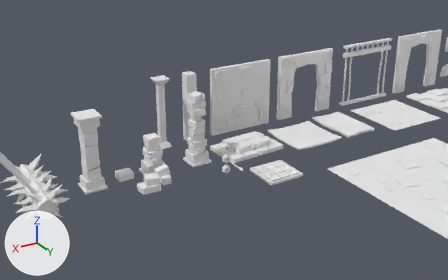
What one commit did to the FBX model Assets/DungeonAssetPack/Mesh/Dungeon.fbx.
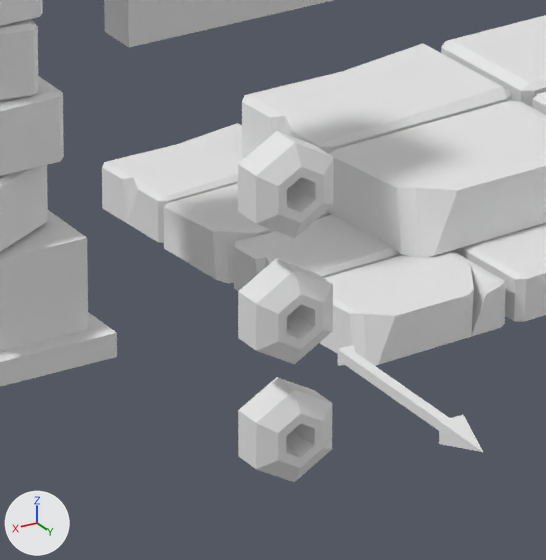
Each version appears first from a 50 mm camera at (16.75, 13.15, 7.09) aimed at (9.29, 0.7, 0.86), and next in a close-up on the part from 45% to 56% of the width and 47% to 64% of the height. Every picture has the same lights, and +X, +Y and +Z are marked at lower left. The older version's two pictures come first. Where no turn or scale is listed for an object, it has been applied to the vertices. Vertices at exactly the same position are counted once.

The older version as bpy lines, for what is in view:
```python
me_cube_009 = bpy.data.meshes.new('Cube.009')
me_cube_009.from_pydata(...)  # 280 vertices, 295 faces; spans x -0.28..0.27, y -0.29..0.26, z -1.03..0.85
me_cube_009.materials.append(mat_dungeonmaterial)  # its picture is missing
me_cube_010 = bpy.data.meshes.new('Cube.010')
me_cube_010.from_pydata(...)  # 496 vertices, 512 faces; spans x -0.89..0.9, y -0.65..0.63, z -0.1..0.19
me_cube_010.materials.append(mat_dungeonmaterial)  # its picture is missing
me_cylinder_007 = bpy.data.meshes.new('Cylinder.007')
me_cylinder_007.from_pydata(...)  # 90 vertices, 75 faces; spans x -0.099..0.099, y -0.058..0.046, z -0.411..0.416
me_cylinder_007.materials.append(mat_dungeonmaterial)  # its picture is missing
ob_arrow_throwing_trap = bpy.data.objects.new('Arrow_Throwing_Trap', me_cylinder_007)
ob_arrow_throwing_trap.location = (9.327, 0.901, 0.426)
ob_improvised_column = bpy.data.objects.new('Improvised_Column', me_cube_009)
ob_improvised_column.location = (9.697, 0.014, 1.12)
ob_stone_pedestal = bpy.data.objects.new('Stone_Pedestal', me_cube_010)
ob_stone_pedestal.location = (8.123, -0.008, 0.181)
# also in view: 'Flat_Wall' at (7.38, -1.53, 1.0); 'Arrow' at (9.33, 1.4, 0.41)
```
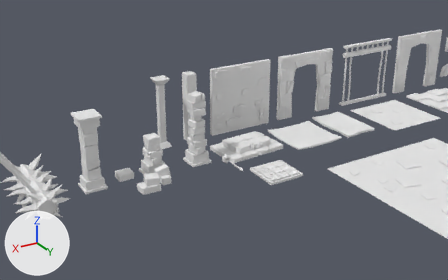
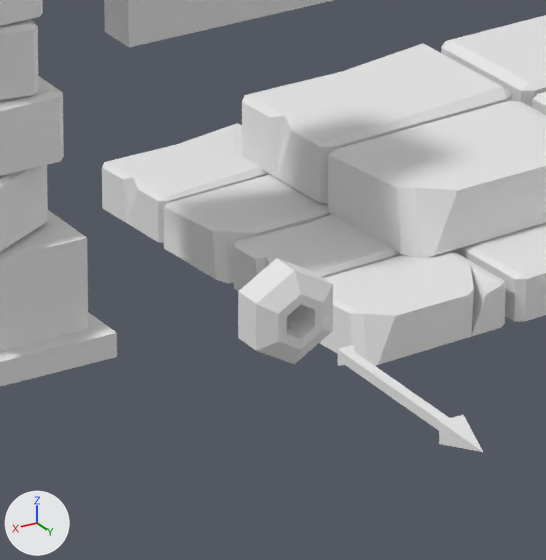
What differs and where, as boxes (x1, y1, x2, y2) in the close-ups (546 x 560 px):
'Arrow_Throwing_Trap', reshaped (70% shorter)
    before: (238, 131, 333, 482)
    after: (238, 258, 333, 364)
part 1 of me_cylinder_007, deleted
    before: (238, 377, 332, 482)
part 2 of me_cylinder_007, deleted
    before: (238, 131, 333, 238)

The change, as a list of edits to the scene's bpy script:
```text
Change me_cylinder_007:
    used by ob_arrow_throwing_trap; location = (9.327, 0.901, 0.426)
    remove me_cylinder_007.from_pydata(...)  # 90 vertices, 75 faces; spans x -0.099..0.099, y -0.058..0.046, z -0.411..0.416
    add me_cylinder_007.from_pydata(...)  # 30 vertices, 25 faces; spans x -0.099..0.099, y -0.058..0.046, z -0.12..0.109
    me_cylinder_007 part 1: the loose piece of 30 vertices spanning x -0.099..0.099, y -0.058..0.046, z -0.411..-0.182 is deleted
    me_cylinder_007 part 2: the loose piece of 30 vertices spanning x -0.099..0.099, y -0.058..0.046, z 0.188..0.416 is deleted
```
